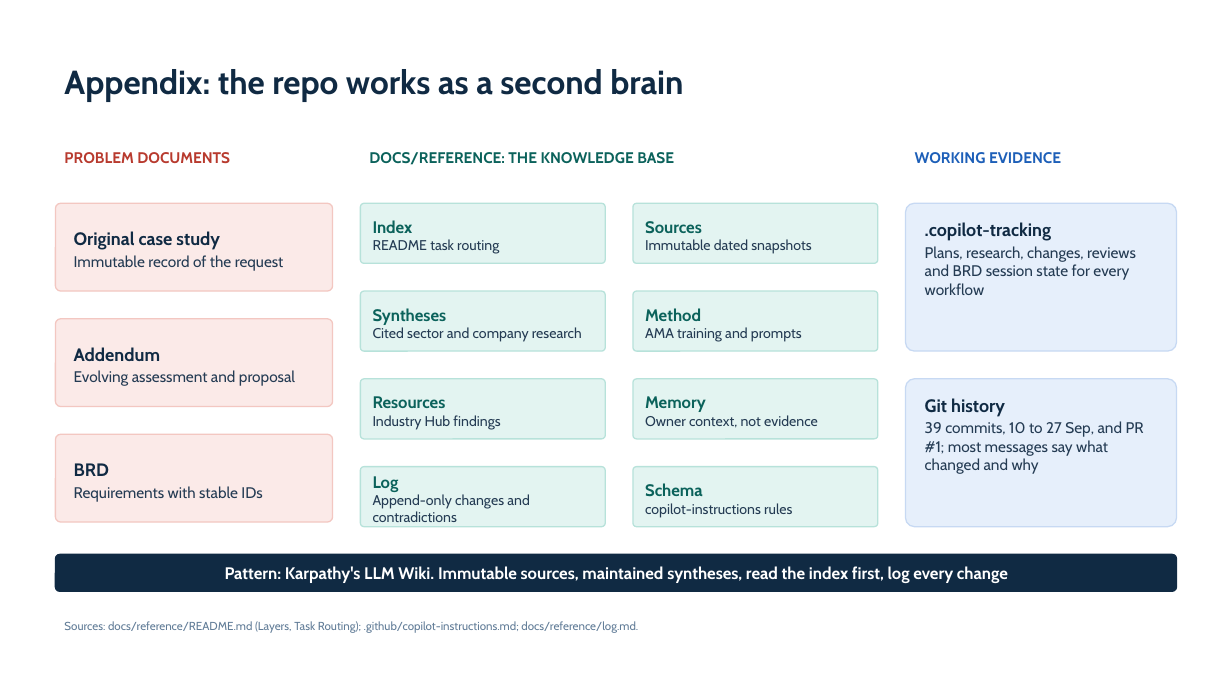
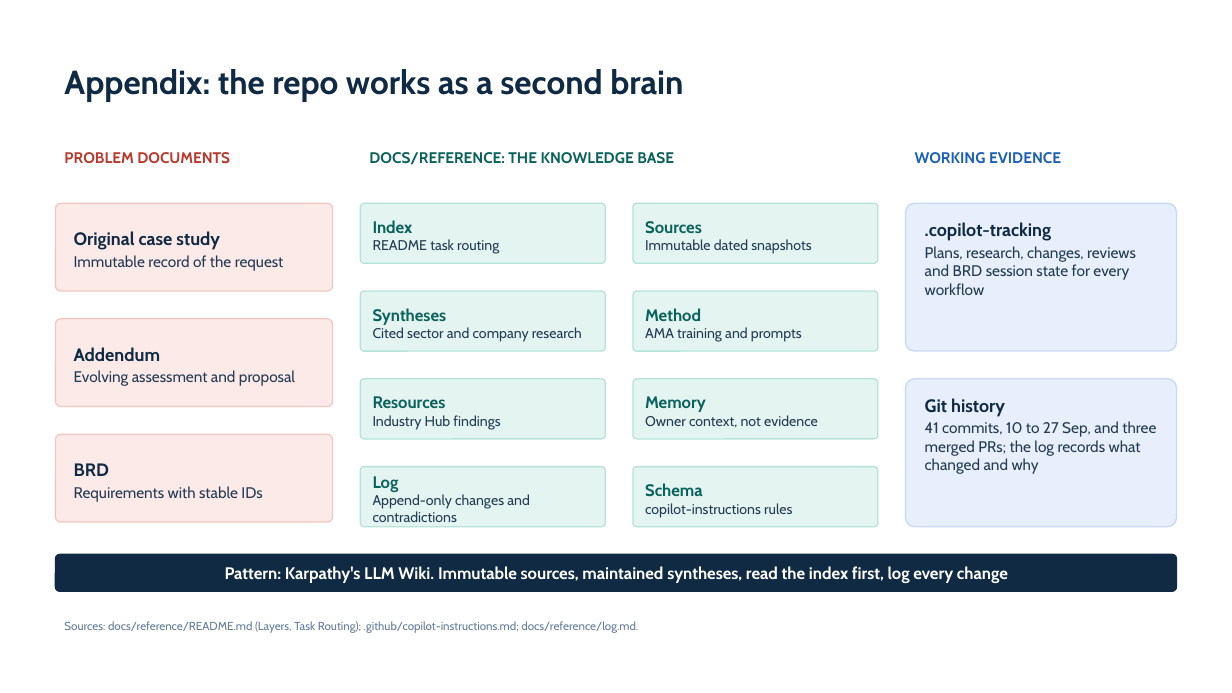
Before and after one commit to jmservera/ama, a slide deck: slide 15 of .copilot-tracking/ppt/2026-09-26/ama-mentor-progress-review/slide-deck/ama-mentor-progress-review.pptx. Drawn at 1232x693 pixels with LibreOffice and Linux fonts; fonts in the diff are those of the drawing. Boxes give left, top, right and bottom in pixels: in the first picture for what was removed or moved away, otherwise in the second. Text is boxed around its words. In the diff, an @@ line names an element or a change of style, - is before the commit and + after.

```diff
--- a/.copilot-tracking/ppt/2026-09-26/ama-mentor-progress-review/slide-deck/ama-mentor-progress-review.pptx
+++ b/.copilot-tracking/ppt/2026-09-26/ama-mentor-progress-review/slide-deck/ama-mentor-progress-review.pptx
@@ text in rounded rectangle at [925, 421, 1156, 474]: text changed @@
-39 commits, 10 to 27 Sep, and PR #1; most messages say what changed and why
+41 commits, 10 to 27 Sep, and three merged PRs; the log records what changed and why
```
Also in this commit, not shown: 2 other slides changed, 13 other files.
